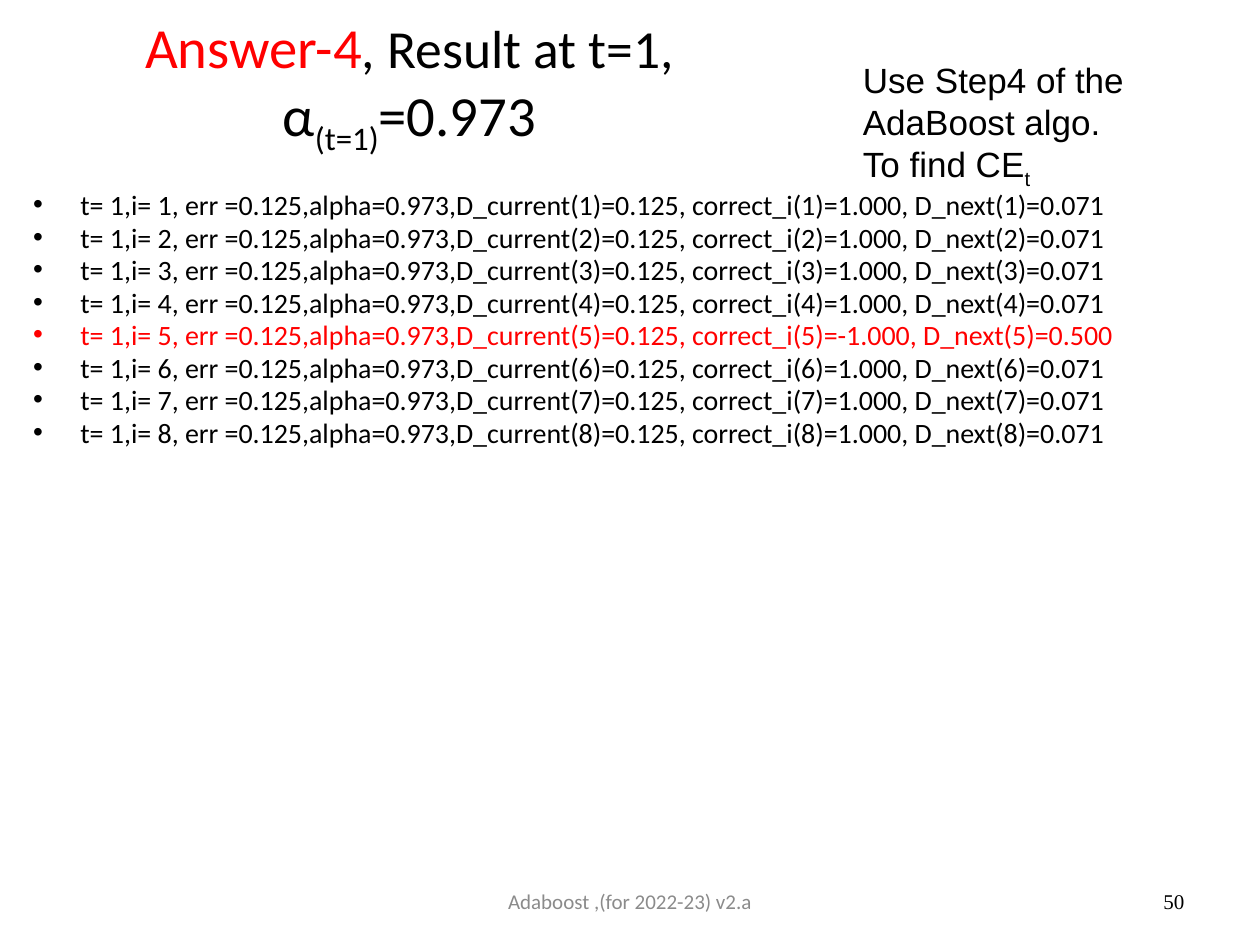
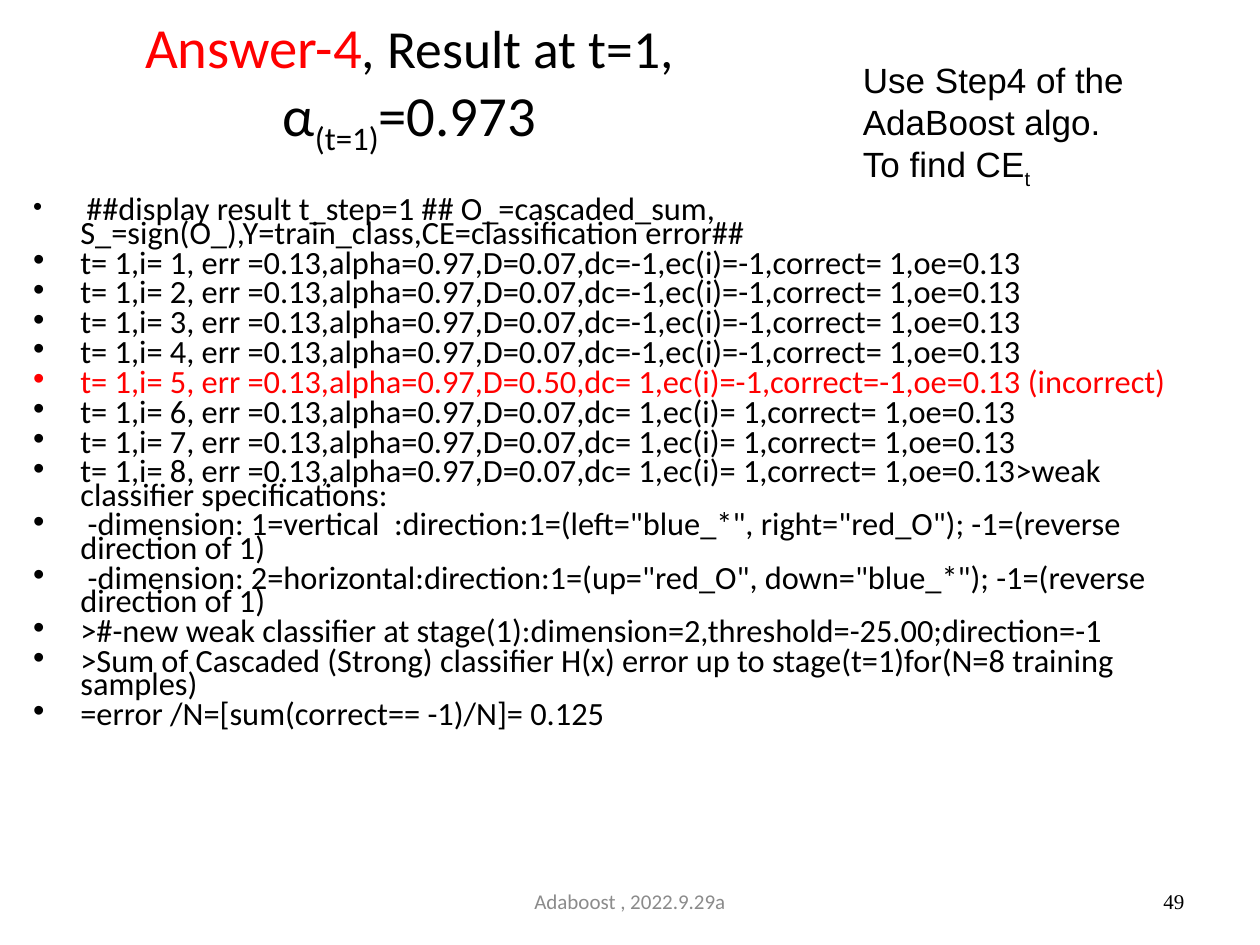
Before and after one commit to JoseHung/Speech-Recognition, a slide deck: slide 49 of slides/5707_06_adaboost.pptx (slide 50 before the commit). Drawn at 1260x945 pixels with LibreOffice and Linux fonts; fonts in the diff are those of the drawing. Boxes give left, top, right and bottom in pixels: in the first picture for what was removed or moved away, otherwise in the second. Text is boxed around its words. In the diff, an @@ line names an element or a change of style, - is before the commit and + after.

```diff
--- a/slides/5707_06_adaboost.pptx
+++ b/slides/5707_06_adaboost.pptx
@@ text at [80,197,1165,730]: text changed; size 16 to 18.5 pt @@
-• t= 1,i= 1, err =0.125,alpha=0.973,D_current(1)=0.125, correct_i(1)=1.000, D_next(1)=0.071
-• t= 1,i= 2, err =0.125,alpha=0.973,D_current(2)=0.125, correct_i(2)=1.000, D_next(2)=0.071
-• t= 1,i= 3, err =0.125,alpha=0.973,D_current(3)=0.125, correct_i(3)=1.000, D_next(3)=0.071
-• t= 1,i= 4, err =0.125,alpha=0.973,D_current(4)=0.125, correct_i(4)=1.000, D_next(4)=0.071
-• t= 1,i= 5, err =0.125,alpha=0.973,D_current(5)=0.125, correct_i(5)=-1.000, D_next(5)=0.500
-• t= 1,i= 6, err =0.125,alpha=0.973,D_current(6)=0.125, correct_i(6)=1.000, D_next(6)=0.071
-• t= 1,i= 7, err =0.125,alpha=0.973,D_current(7)=0.125, correct_i(7)=1.000, D_next(7)=0.071
-• t= 1,i= 8, err =0.125,alpha=0.973,D_current(8)=0.125, correct_i(8)=1.000, D_next(8)=0.071
+• ##display result t_step=1 ## O_=cascaded_sum, S_=sign(O_),Y=train_class,CE=classification error##
+• t= 1,i= 1, err =0.13,alpha=0.97,D=0.07,dc=-1,ec(i)=-1,correct= 1,oe=0.13
+• t= 1,i= 2, err =0.13,alpha=0.97,D=0.07,dc=-1,ec(i)=-1,correct= 1,oe=0.13
+• t= 1,i= 3, err =0.13,alpha=0.97,D=0.07,dc=-1,ec(i)=-1,correct= 1,oe=0.13
+• t= 1,i= 4, err =0.13,alpha=0.97,D=0.07,dc=-1,ec(i)=-1,correct= 1,oe=0.13
+• t= 1,i= 5, err =0.13,alpha=0.97,D=0.50,dc= 1,ec(i)=-1,correct=-1,oe=0.13 (incorrect)
+• t= 1,i= 6, err =0.13,alpha=0.97,D=0.07,dc= 1,ec(i)= 1,correct= 1,oe=0.13
+• t= 1,i= 7, err =0.13,alpha=0.97,D=0.07,dc= 1,ec(i)= 1,correct= 1,oe=0.13
+• t= 1,i= 8, err =0.13,alpha=0.97,D=0.07,dc= 1,ec(i)= 1,correct= 1,oe=0.13>weak classifier specifications:
+• -dimension: 1=vertical :direction:1=(left="blue_*", right="red_O"); -1=(reverse direction of 1)
+• -dimension: 2=horizontal:direction:1=(up="red_O", down="blue_*"); -1=(reverse direction of 1)
+• >#-new weak classifier at stage(1):dimension=2,threshold=-25.00;direction=-1
+• >Sum of Cascaded (Strong) classifier H(x) error up to stage(t=1)for(N=8 training samples)
+• =error /N=[sum(correct== -1)/N]= 0.125
@@ text at [534,894,725,909]: text changed @@
-Adaboost ,(for 2022-23) v2.a
+Adaboost , 2022.9.29a
@@ page number at [1163,895,1184,910]: text changed @@
-50
+49
```
Also in this commit, not shown: 80 other slides changed, 9 slides added, 2 slides removed, 1 other file.
